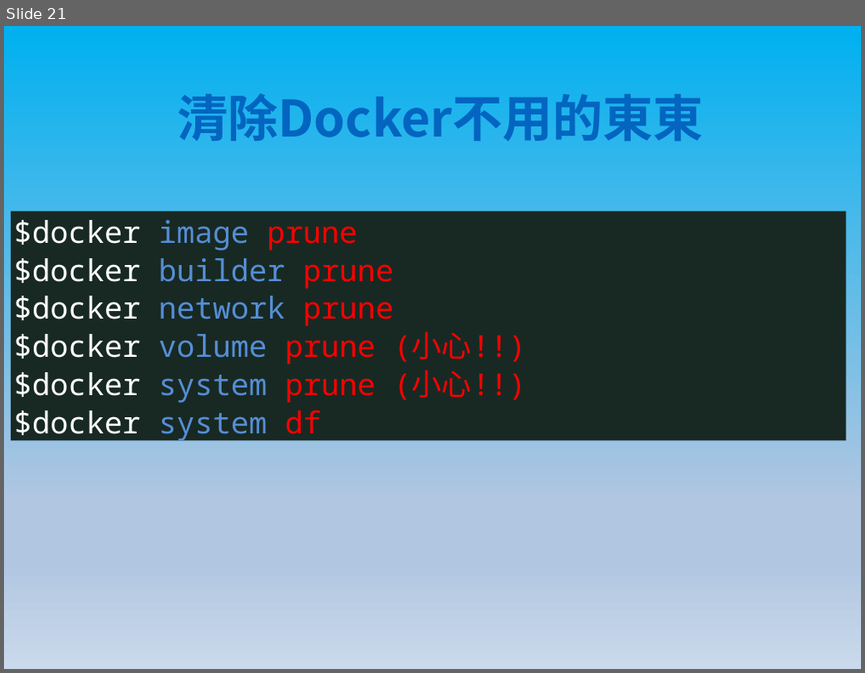
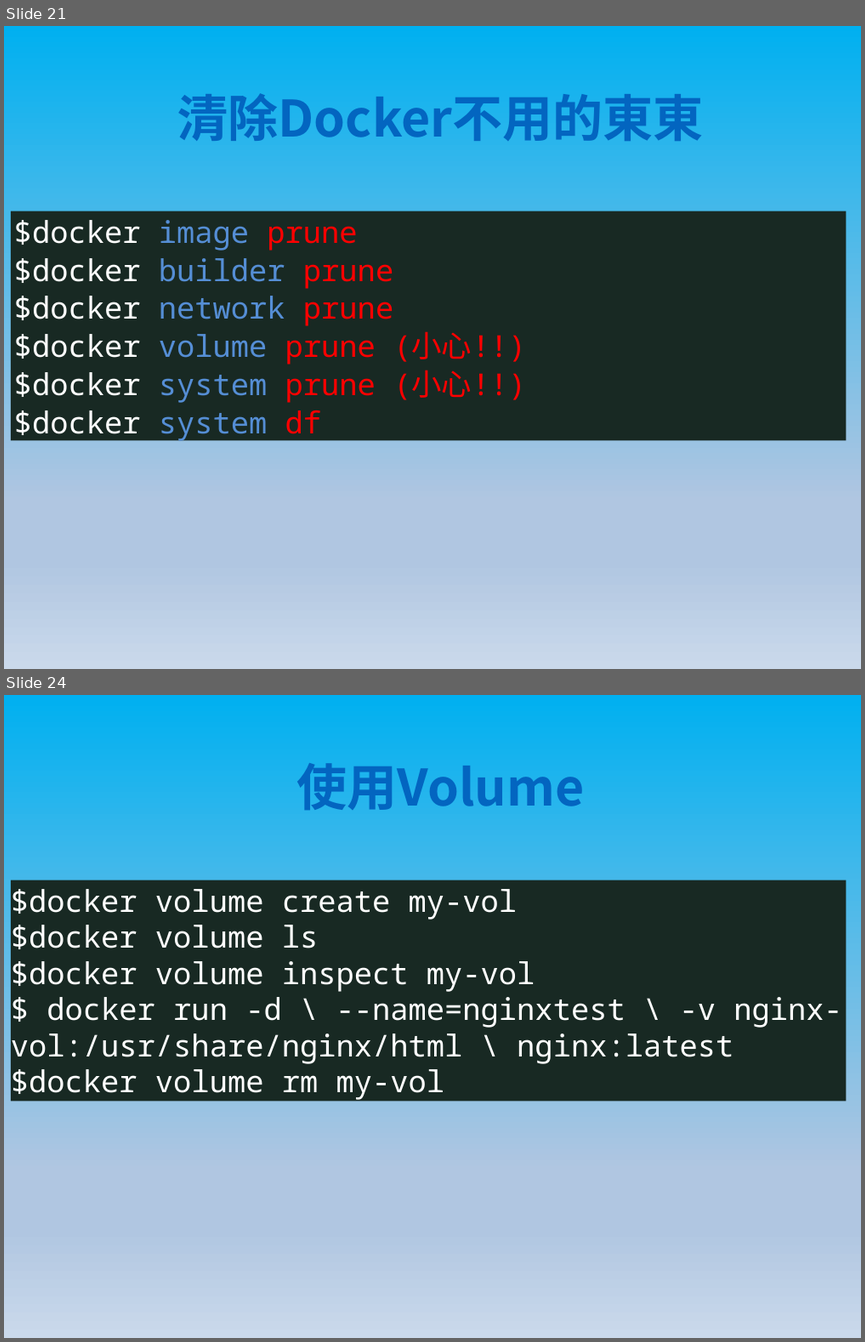
Before and after one commit to shwang1a/DockerDoc, a slide deck: Docker基礎.pptx. Shown one above the other, each under a label of ours: slide 21 before the commit, slides 21 and 24 after it; the slides between them are not shown. The pictures are 865x673 and 865x1342 pixels, drawn with LibreOffice and Linux fonts; fonts in the diff are those of the drawing. Boxes give left, top, right and bottom in pixels: in the first picture for what was removed or moved away, otherwise in the second. Text is boxed around its words. In the diff, an @@ line names an element or a change of style, - is before the commit and + after.

```diff
--- a/Docker基礎.pptx
+++ b/Docker基礎.pptx
@@ slide 24 added at box(4, 695, 861, 1338), background gradient #00B0F0 to #B0C6E1 to #CAD9EB @@
@@ text added at box(297, 763, 585, 810), 60 pt, text #0365C0, bold @@
+使用Volume
@@ rectangle added at box(11, 880, 846, 1101), fill #182923, 36 pt, text #FFFFFF @@
+$docker volume create my-vol
+$docker volume ls
+$docker volume inspect my-vol
+$ docker run -d \ --name=nginxtest \ -v nginx-vol:/usr/share/nginx/html \ nginx:latest
+$docker volume rm my-vol
```
Also in this commit, not shown: 2 other slides added.
